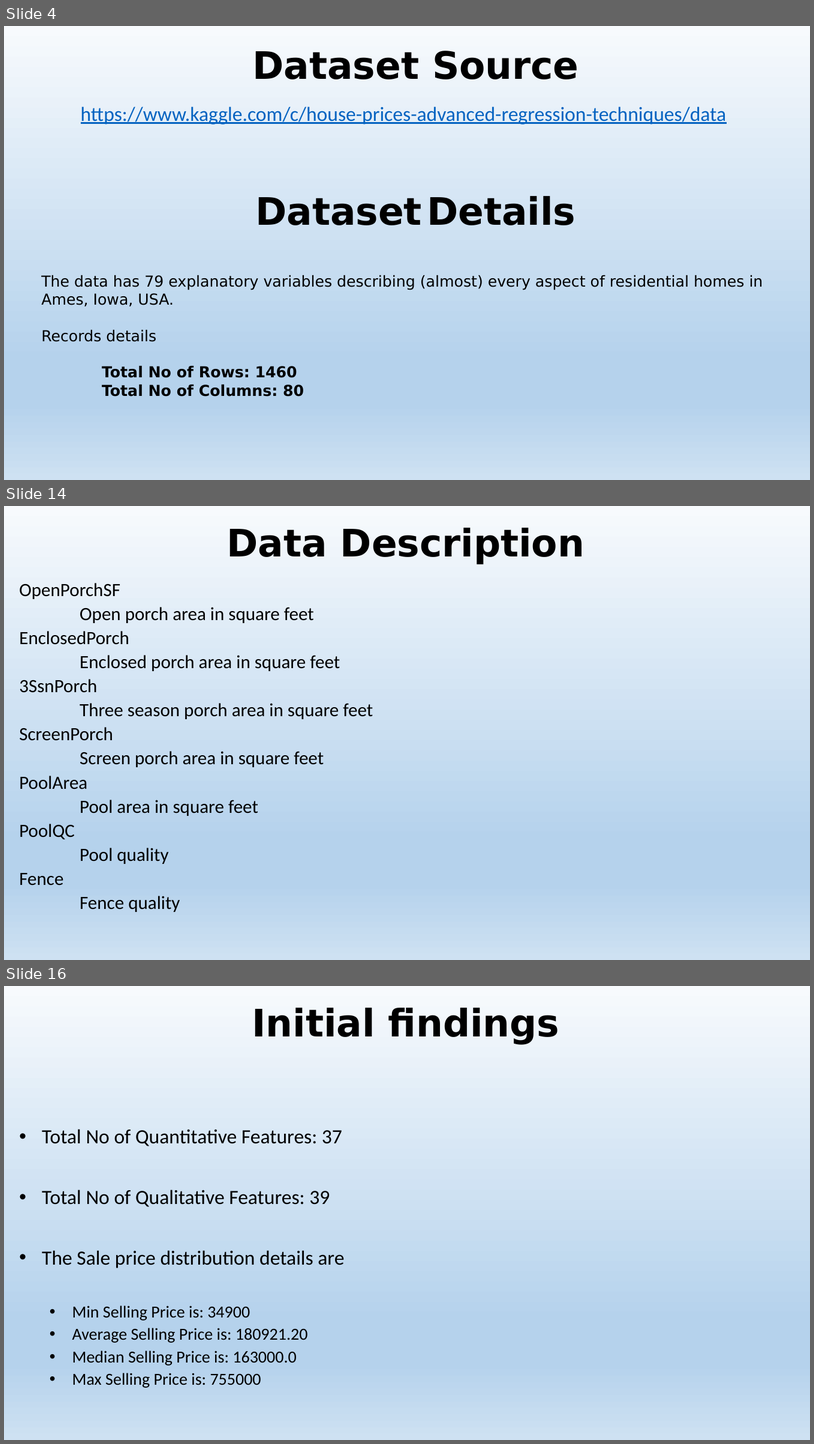
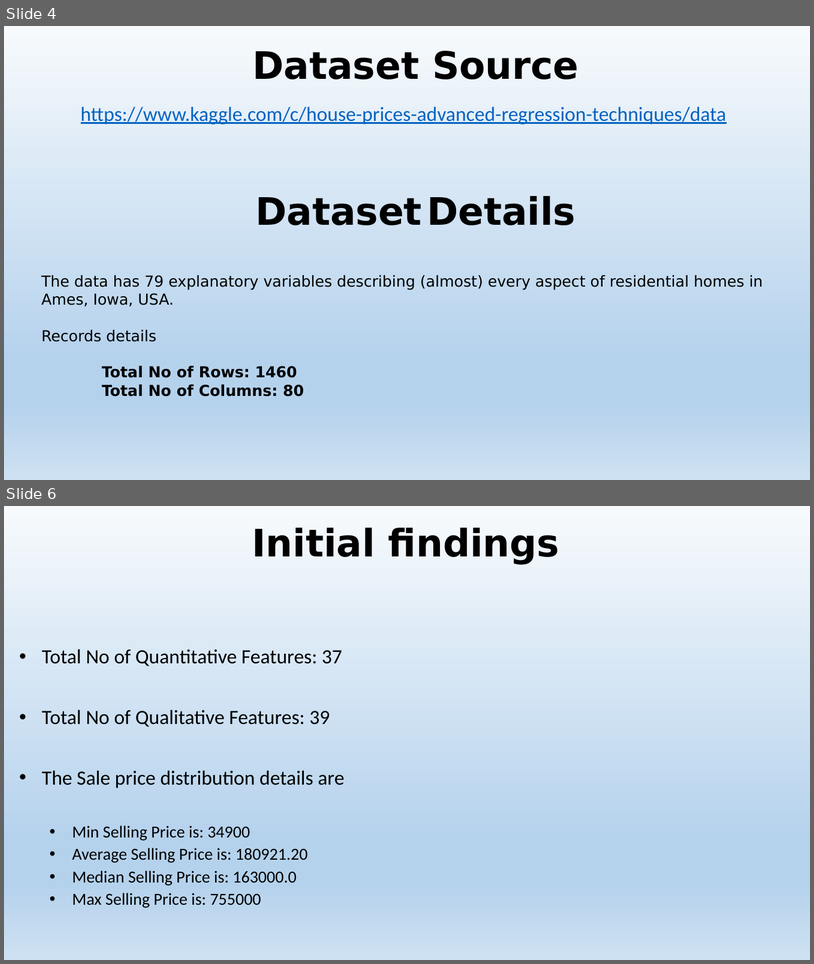
Before and after one commit to vibaskaran/SpringBoard, a slide deck: Capstone-01/Predict House Sales Prices Presentation.pptx. Shown one above the other, each under a label of ours: slides 4, 14 and 16 before the commit, slides 4 and 6 after it; the slides between them are not shown. The pictures are 814x1444 and 814x964 pixels, drawn with LibreOffice and Linux fonts; fonts in the diff are those of the drawing. Boxes give left, top, right and bottom in pixels: in the first picture for what was removed or moved away, otherwise in the second. Text is boxed around its words. In the diff, an @@ line names an element or a change of style, - is before the commit and + after.

```diff
--- a/Capstone-01/Predict House Sales Prices Presentation.pptx
+++ b/Capstone-01/Predict House Sales Prices Presentation.pptx
@@ slide 14 removed at bbox=[4, 506, 810, 960], background gradient #F7FAFD to #B5D2EC to #CEE1F2 @@
@@ title removed at bbox=[227, 528, 585, 564] @@
-Data Description
@@ subtitle removed at bbox=[19, 583, 373, 912] @@
-OpenPorchSF
-Open porch area in square feet
-EnclosedPorch
-Enclosed porch area in square feet
-3SsnPorch
-Three season porch area in square feet
-ScreenPorch
-Screen porch area in square feet
-PoolArea
-Pool area in square feet
-PoolQC
-Pool quality
-Fence
-Fence quality
@@ what was slide 16 is now slide 6 @@
```
Also in this commit, not shown: 4 slides changed, 5 slides added, 9 other slides removed.
